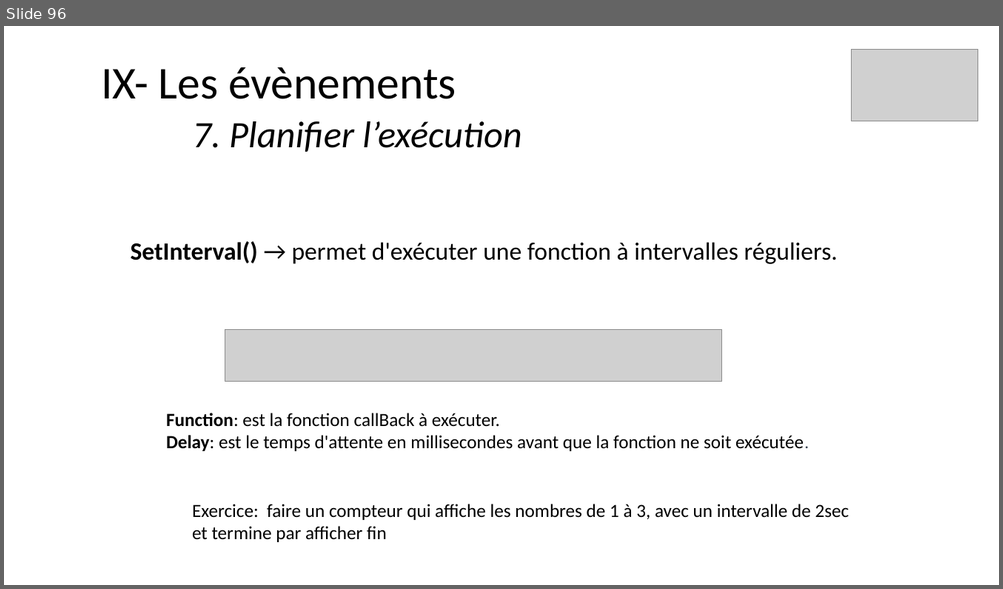
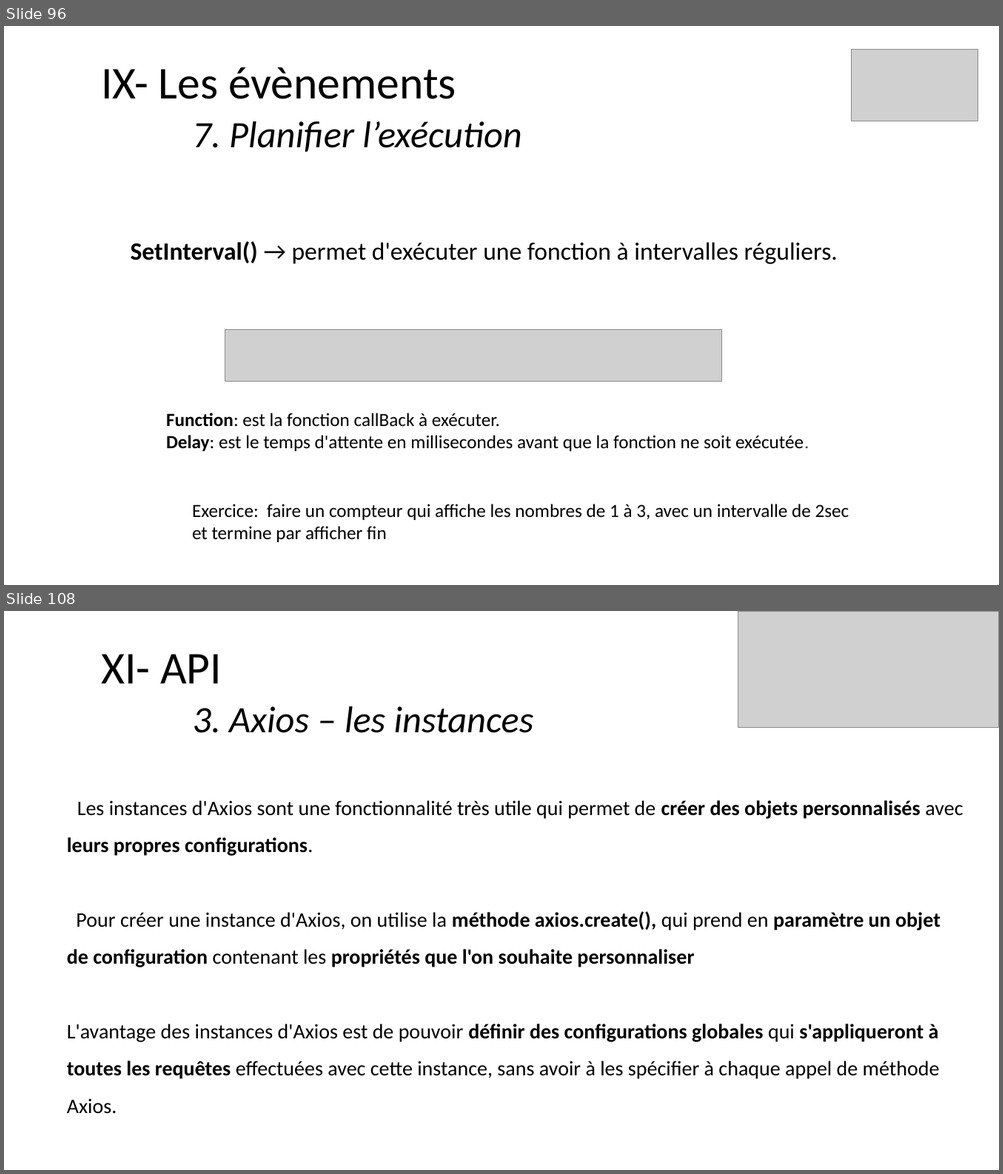
Before and after one commit to ArMb57/JavaScript, a slide deck: cours.pptx. Shown one above the other, each under a label of ours: slide 96 before the commit, slides 96 and 108 after it; the slides between them are not shown. The pictures are 1003x589 and 1003x1174 pixels, drawn with LibreOffice and Linux fonts; fonts in the diff are those of the drawing; grey boxes stand for pictures. Boxes give left, top, right and bottom in pixels: in the first picture for what was removed or moved away, otherwise in the second. Text is boxed around its words. In the diff, an @@ line names an element or a change of style, - is before the commit and + after.

```diff
--- a/cours.pptx
+++ b/cours.pptx
@@ slide 108 added at bbox=[4, 611, 999, 1170], background #FFFFFF @@
@@ picture added at bbox=[737, 611, 999, 727] @@
@@ title added at bbox=[101, 654, 534, 733], 36 pt, text #000000, italic @@
+XI- API
+3. Axios – les instances
@@ text added at bbox=[67, 800, 962, 1114], 20 pt, text #000000 @@
+Les instances d'Axios sont une fonctionnalité très utile qui permet de créer des objets personnalisés avec leurs propres configurations.
+Pour créer une instance d'Axios, on utilise la méthode axios.create(), qui prend en paramètre un objet de configuration contenant les propriétés que l'on souhaite personnaliser
+L'avantage des instances d'Axios est de pouvoir définir des configurations globales qui s'appliqueront à toutes les requêtes effectuées avec cette instance, sans avoir à les spécifier à chaque appel de méthode Axios.
```
Also in this commit, not shown: 17 other slides added, 13 other files.
